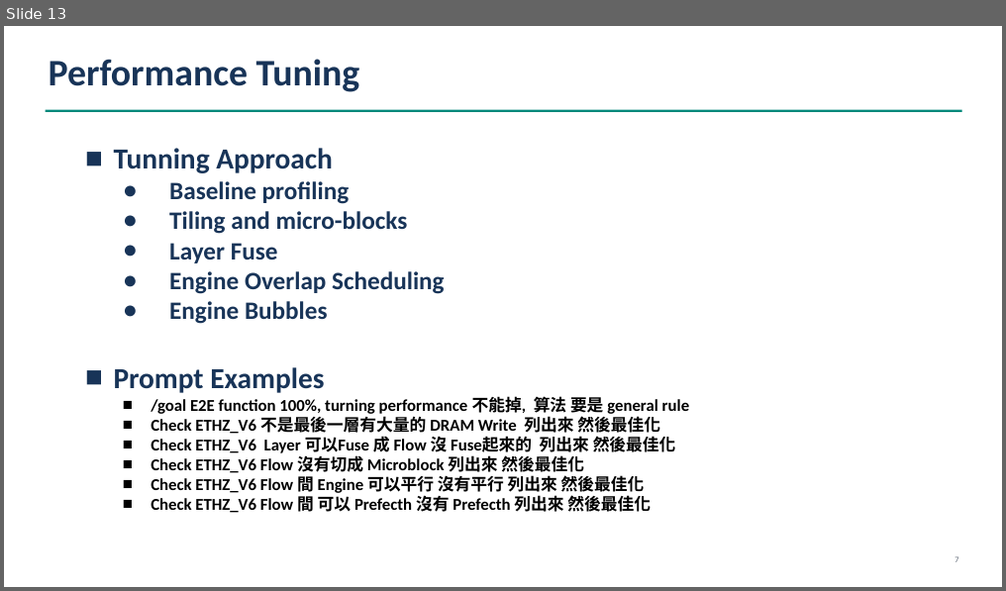
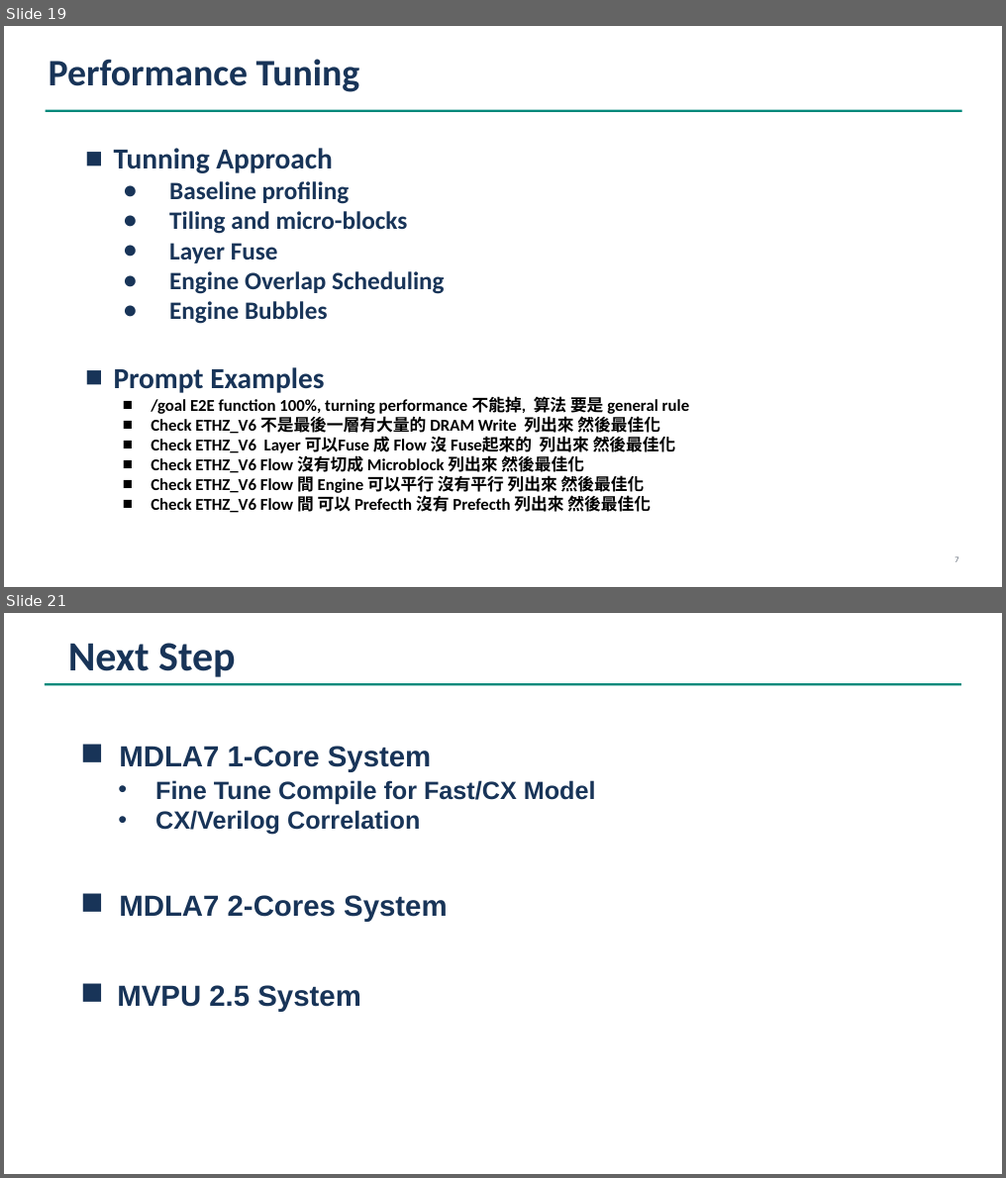
Before and after one commit to cclwylin/mdla7, a slide deck: reports/uArcSim Implementation by AI.pptx. Shown one above the other, each under a label of ours: slide 13 before the commit, slides 19 and 21 after it; the slides between them are not shown. The pictures are 1006x591 and 1006x1178 pixels, drawn with LibreOffice and Linux fonts; fonts in the diff are those of the drawing. Boxes give left, top, right and bottom in pixels: in the first picture for what was removed or moved away, otherwise in the second. Text is boxed around its words. In the diff, an @@ line names an element or a change of style, - is before the commit and + after.

```diff
--- a/reports/uArcSim Implementation by AI.pptx
+++ b/reports/uArcSim Implementation by AI.pptx
@@ slide 21 added at (x1=4, y1=613, x2=1002, y2=1174), background #FFFFFF @@
@@ text added at (x1=68, y1=643, x2=235, y2=677), 40 pt, text #183458, bold @@
+Next Step
@@ rectangle added at (x1=45, y1=683, x2=961, y2=685), fill #00897B @@
@@ text added at (x1=117, y1=746, x2=596, y2=1012), 24 pt, text #183458, bold @@
+■ MDLA7 1-Core System
+  • Fine Tune Compile for Fast/CX Model
+  • CX/Verilog Correlation
+■ MDLA7 2-Cores System
+■ MVPU 2.5 System
@@ what was slide 13 is now slide 19 @@
```
Also in this commit, not shown: 4 slides changed, 7 other slides added, 1 slide removed, 20 other files.
